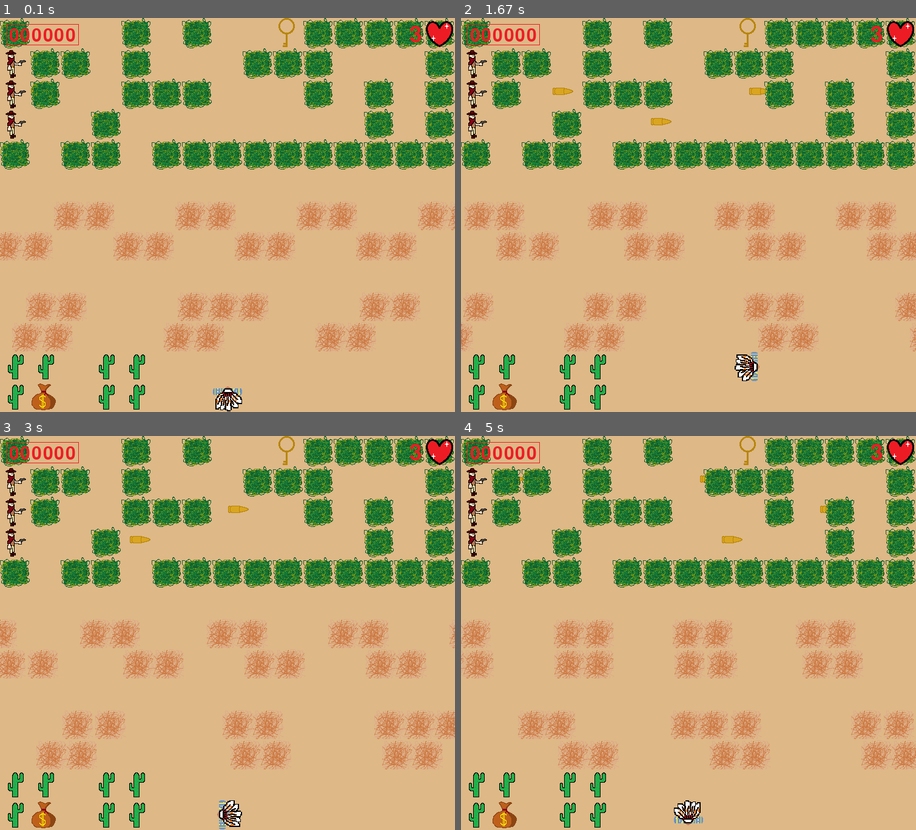
Above: before the commit, frames 1-4 (two rows, left to right).
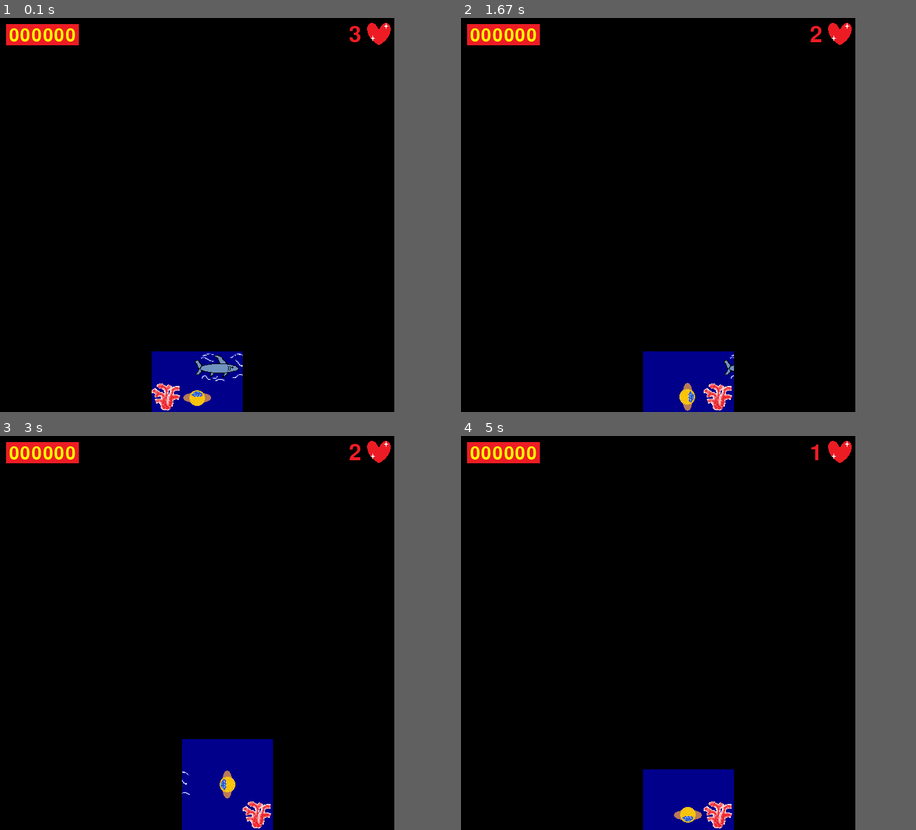
Above: after the commit, the same moments.

Repository: AZEN-SGG/PyGameProject
Game: pygame game, started from MainProgramm.py
The game is run twice, just before and just after one commit, with the same random seed, the same clock (stepped at 60 frames per second) and the same inputs.
Inputs:
- Up to frame 1 (0.1 s): no input
- Up to frame 2 (1.67 s): hold W 0.33-0.8 s; hold Right 0.33-0.8 s; tap Space at 0.83, 1.23, 1.53 s; hold D 1.17-1.63 s
- Up to frame 3 (3 s): hold Up 1.67-1.97 s; tap Space at 1.73, 2.07, 2.37, 2.57, 2.87 s; hold D 2-2.47 s; hold Left from 2.5 s (still down)
- Up to frame 4 (5 s): release Left at 3.03 s; hold S 3.07-3.37 s; tap Space at 3.13, 3.47, 3.9, 4.3, 4.6, 4.97 s; hold Left 3.4-3.8 s; hold W 3.83-4.2 s; hold Right 4.23-4.87 s; hold S from 4.9 s (still down)
In our replay, the window is 750x650 before the commit and 650x650 after it. These sizes can differ from the game's own. Grey fills any space a smaller window leaves; there, only what the larger window draws over its background counts as a difference.

The runs differ from the first frame. In frame 1, 89% of the frame differs, in the area x 0-100%, y 0-100%; in frame 2, 89%; in frame 3, 90%; in frame 4, 90%.

Commit message:
Переделал while в функции, надо переделать второй уровень, чтобы при выигрыше окно закрывалось

Diff:
--- a/FirstLevel.py
+++ b/FirstLevel.py
@@ -777,63 +777,69 @@
 add_sprite(life)
 
 # Цикл игры
-running = True
-while running:
-    # Держим цикл на правильной скорости
-    clock.tick(FPS)
-    # Ввод процесса (события)
-
-    for event in pygame.event.get():
-        # check for closing window
-        if event.type == pygame.QUIT:
-            running = False
-
-        if event.type == pygame.KEYDOWN:
-            if not faced_bool and not win_bool:
-                if event.key == pygame.K_w or event.key == pygame.K_UP:
-                    player.go_into_bush('Up')
-
-                elif event.key == pygame.K_s or event.key == pygame.K_DOWN:
-                    player.go_into_bush('Down')
-
-                elif event.key == pygame.K_d or event.key == pygame.K_RIGHT:
-                    player.go_into_bush('Right')
-
-                elif event.key == pygame.K_a or event.key == pygame.K_LEFT:
-                    player.go_into_bush('Left')
-
-            else:
-                if event.key == pygame.K_SPACE:
-                    return_back()
-                    faced_bool = False
-                    win_bool = False
+running = False
+
+
+def first_level(running):
+    global faced_bool
+    global life
+    global win_bool
+    global number_frames
+
+    while running:
+        # Держим цикл на правильной скорости
+        clock.tick(FPS)
+        # Ввод процесса (события)
+
+        for event in pygame.event.get():
+            # check for closing window
+            if event.type == pygame.QUIT:
+                running = False
+
+            if event.type == pygame.KEYDOWN:
+                if not faced_bool and not win_bool:
+                    if event.key == pygame.K_w or event.key == pygame.K_UP:
+                        player.go_into_bush('Up')
+
+                    elif event.key == pygame.K_s or event.key == pygame.K_DOWN:
+                        player.go_into_bush('Down')
+
+                    elif event.key == pygame.K_d or event.key == pygame.K_RIGHT:
+                        player.go_into_bush('Right')
+
+                    elif event.key == pygame.K_a or event.key == pygame.K_LEFT:
+                        player.go_into_bush('Left')
 
                 else:
-                    if win_bool:
-                        win()
+                    if event.key == pygame.K_SPACE:
+                        return_back()
+                        faced_bool = False
+                        win_bool = False
 
                     else:
-                        faced(life)
-
-    # Обновление
-    screen.fill((222, 184, 135))
-
-    if not faced_bool and not win_bool:
-        all_sprites.update()
-
-    # Рендеринг
-    all_sprites.draw(screen)
-    score.update()
-    life.update()
-    # Вывод клетчатого поля
-    if faced_bool:
-        faced(life)
-
-    if win_bool:
-        win()
-
-    number_frames += 1
-    # После отрисовки всего, переворачиваем экран
-    pygame.display.flip()
-
-pygame.quit()
+                        if win_bool:
+                            win()
+
+                        else:
+                            faced(life)
+
+        # Обновление
+        screen.fill((222, 184, 135))
+
+        if not faced_bool and not win_bool:
+            all_sprites.update()
+
+        # Рендеринг
+        all_sprites.draw(screen)
+        score.update()
+        life.update()
+        # Вывод клетчатого поля
+        if faced_bool:
+            faced(life)
+
+        if win_bool:
+            win()
+
+        number_frames += 1
+        # После отрисовки всего, переворачиваем экран
+        pygame.display.flip()
--- a/MainProgramm.py
+++ b/MainProgramm.py
@@ -1 +1,5 @@
 import FirstLevel
+import SecondLevel
+
+SecondLevel.second_level(True)
+FirstLevel.first_level(True)
--- a/SecondLevel.py
+++ b/SecondLevel.py
@@ -644,53 +644,59 @@
 all_sprites.add(door)
 # Цикл игры
 running = True
-while running:
-    # Держим цикл на правильной скорости
-    clock.tick(FPS)
-    # Ввод процесса (события)
-    for event in pygame.event.get():
-        # check for closing window
-        if event.type == pygame.QUIT:
-            running = False
-        if event.type == pygame.KEYDOWN:
-            if not faced_bool and not win_bool:
-                if event.key == pygame.K_w or event.key == pygame.K_UP:
-                    player.go_up()
-
-                elif event.key == pygame.K_s or event.key == pygame.K_DOWN:
-                    player.go_down()
-
-                elif event.key == pygame.K_d or event.key == pygame.K_RIGHT:
-                    player.go_right()
-
-                elif event.key == pygame.K_a or event.key == pygame.K_LEFT:
-                    player.go_left()
-            else:
-                if event.key == pygame.K_SPACE:
-                    return_back()
-                    faced_bool = False
-                    win_bool=False
-                    KEY_STAR = False
-                    KEY = False
-
-    screen.fill((0, 0, 139))
-    # Обновление
-    if not faced_bool and not win_bool:
-        all_sprites.update()
-    all_sprites.draw(screen)
-    board.render(screen, player.get_rects())
-    score.update()
-    life_group.update()
-    life_group.draw(screen)
-    if KEY:
-        key_group.draw(screen)
-    if KEY_STAR:
-        key_star_group.draw(screen)
-    if faced_bool:
-        faced()
-    if win_bool:
-        win()
-    # После отрисовки всего, переворачиваем экран
-    pygame.display.flip()
-
-pygame.quit()
+
+
+def second_level(running):
+    global KEY
+    global KEY_STAR
+    global faced_bool
+    global win_bool
+
+    while running:
+        # Держим цикл на правильной скорости
+        clock.tick(FPS)
+        # Ввод процесса (события)
+        for event in pygame.event.get():
+            # check for closing window
+            if event.type == pygame.QUIT:
+                running = False
+            if event.type == pygame.KEYDOWN:
+                if not faced_bool and not win_bool:
+                    if event.key == pygame.K_w or event.key == pygame.K_UP:
+                        player.go_up()
+
+                    elif event.key == pygame.K_s or event.key == pygame.K_DOWN:
+                        player.go_down()
+
+                    elif event.key == pygame.K_d or event.key == pygame.K_RIGHT:
+                        player.go_right()
+
+                    elif event.key == pygame.K_a or event.key == pygame.K_LEFT:
+                        player.go_left()
+                else:
+                    if event.key == pygame.K_SPACE:
+                        return_back()
+                        faced_bool = False
+                        win_bool = False
+                        KEY_STAR = False
+                        KEY = False
+
+        screen.fill((0, 0, 139))
+        # Обновление
+        if not faced_bool and not win_bool:
+            all_sprites.update()
+        all_sprites.draw(screen)
+        board.render(screen, player.get_rects())
+        score.update()
+        life_group.update()
+        life_group.draw(screen)
+        if KEY:
+            key_group.draw(screen)
+        if KEY_STAR:
+            key_star_group.draw(screen)
+        if faced_bool:
+            faced()
+        if win_bool:
+            win()
+        # После отрисовки всего, переворачиваем экран
+        pygame.display.flip()
